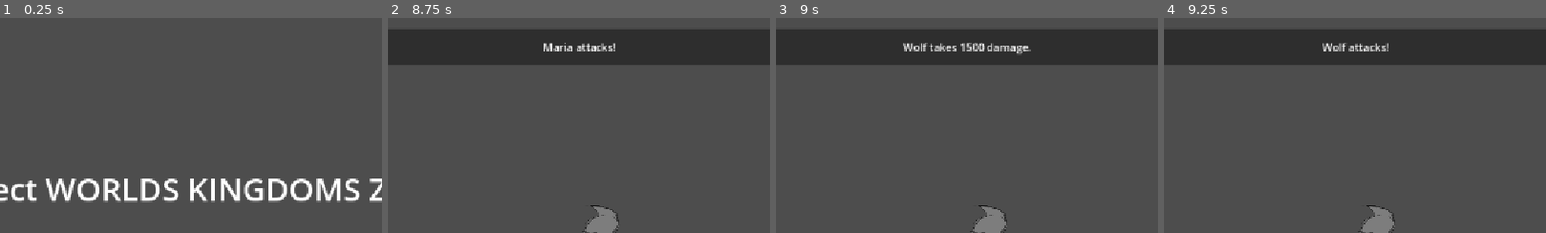
Above: before the commit, frames 1-4 (left to right).
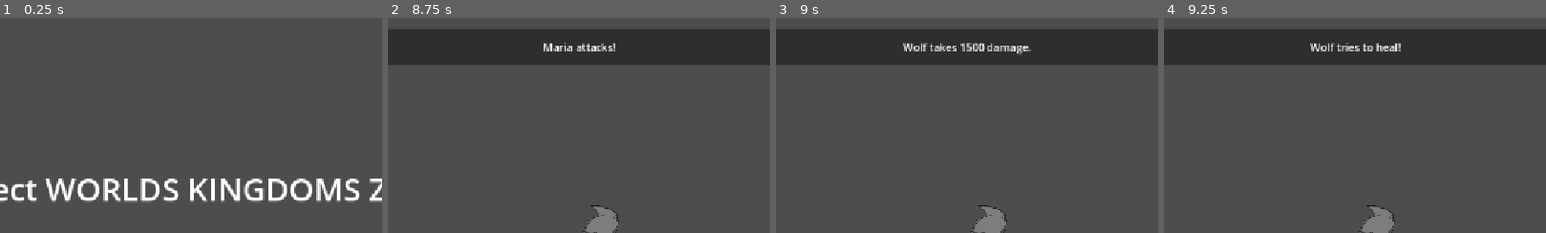
Above: after the commit, the same moments.

Repository: Adnyropast/pwkz-godot-4.7
Game: Godot game, scene res://scenes/title_screen.tscn
Two runs of this game, one before a commit and one after it. Both use one fixed random seed, a clock stepped at 60 frames per second and the inputs below. The engine's default icon, where the game draws it, is replaced by a stand-in: a white triangle on a blue panel in a dark square.
Inputs:
- Up to frame 1 (0.25 s): no input
- Up to frame 2 (8.75 s): click "Start" at 0.5 s; tap Enter (ui_accept) at 1.25, 1.52, 2.75, 3.02, 4.25, 5.75, 6.02, 7.25, 7.52 s; click "(Next Phase)" at 2 s; click "(Next Phase)" at 3.5 s; click "(Next Stage)" at 5 s; click "(Next Stage)" at 6.5 s; click "Attack" at 8 s
- Up to frame 3 (9 s): tap Enter (ui_accept) at 8.75 s
- Up to frame 4 (9.25 s): tap Enter (ui_accept) at 9.02 s
The pictures show only the part of the screen within x 25-75%, y 0-50%; the shares and areas given below are measured in that part.

Frames 1-3 are identical in both runs. In frame 4, 0.6% of the frame differs, in the area x 38-62%, y 11-16%.

Commit message:
feat: add enemy action absorb barrier

Diff:
--- a/actions/PlayerAttack.gd
+++ b/actions/PlayerAttack.gd
@@ -30,8 +30,13 @@
 	Enemy.subtract_hp(damage)
 	Player.make_attack()
 	var enemy_name = Enemy.get_enemy_name()
+	var message: String
+	if damage >= 0:
+		message = enemy_name + " takes " + str(damage) + " damage."
+	else:
+		message = enemy_name + " recovers " + str(-damage) + " hp."
 	sender.send_timed(
-		enemy_name + " takes " + str(damage) + " damage.",
+		message,
 		step_drain.bind(sender, damage),
 		2.0
 	)
@@ -39,6 +44,7 @@
 func step_drain(sender: Sender, damage: int) -> void:
 	if MagiciteDrainPlus.has_magicites():
 		var healing: int = MagiciteDrainPlus.get_drain_healing(damage)
+		healing = absi(healing)
 		Player.add_hp(healing)
 		sender.send_timed(
 			"Maria recovers " + str(healing) + " hp.",
--- /dev/null
+++ b/actions/enemy_actions/EnemyAbsorbBarrier.gd
@@ -0,0 +1,15 @@
+extends BaseAction
+
+class_name EnemyAbsorbBarrier
+
+func perform(sender: Sender) -> void:
+	step_defend(sender)
+
+func step_defend(sender: Sender) -> void:
+	Enemy.make_absorb_barrier()
+	var enemy_name = Enemy.get_enemy_name()
+	sender.send_timed(
+		enemy_name + "'s Absorb Barrier!",
+		step_end,
+		2.0
+	)
--- a/globals/Enemy.gd
+++ b/globals/Enemy.gd
@@ -3,6 +3,7 @@
 signal enemy_defeated
 var hp: int
 var is_defending: bool
+var has_absorb_barrier: bool
 
 func get_max_hp() -> int:
 	return 3000
@@ -45,10 +46,15 @@
 
 func on_turn_start() -> void:
 	is_defending = false
+	has_absorb_barrier = false
 
 func reset_enemy() -> void:
 	set_hp(get_max_hp())
 	is_defending = false
+	has_absorb_barrier = false
 
 func get_stat_attack() -> int:
 	return 2000
+
+func make_absorb_barrier() -> void:
+	has_absorb_barrier = true
--- a/scenes/battle_info_screen.gd
+++ b/scenes/battle_info_screen.gd
@@ -24,3 +24,9 @@
 		statuses_container.add_child(item)
 		item.set_status_name("Defend")
 		item.set_texture(preload("res://images/statuses/ef1.png"))
+
+	if Enemy.has_absorb_barrier:
+		var item = preload("res://scenes/battle_info_status_item.tscn").instantiate()
+		statuses_container.add_child(item)
+		item.set_status_name("Absorb Barrier")
+		item.set_texture(preload("res://images/statuses/ef7.png"))
--- a/system/DamageCalcs.gd
+++ b/system/DamageCalcs.gd
@@ -21,6 +21,9 @@
 	if Enemy.is_defending:
 		multiplier *= 0.6
 
+	if Enemy.has_absorb_barrier:
+		multiplier *= -0.5
+
 	multiplier *= MagicitePowerPlus.get_power_multiplier()
 
 	return floori(damage * multiplier)
--- a/system/EnemyActionPicker.gd
+++ b/system/EnemyActionPicker.gd
@@ -8,7 +8,7 @@
 	action.perform(sender)
 
 static func get_random_action() -> BaseAction:
-	var options: Array = [EnemyIdle, EnemyAttack, EnemyHeal, EnemyDefend, EnemyEdgeOfDeath]
+	var options: Array = [EnemyIdle, EnemyAttack, EnemyHeal, EnemyDefend, EnemyEdgeOfDeath, EnemyAbsorbBarrier]
 	var index: int = randi_range(0, options.size() - 1)
 	var action: BaseAction = options[index].new()
 	return action
Not shown, added: actions/enemy_actions/EnemyAbsorbBarrier.gd.uid
Binary file added: images/statuses/ef7.png
Not shown, added: images/statuses/ef7.png.import
